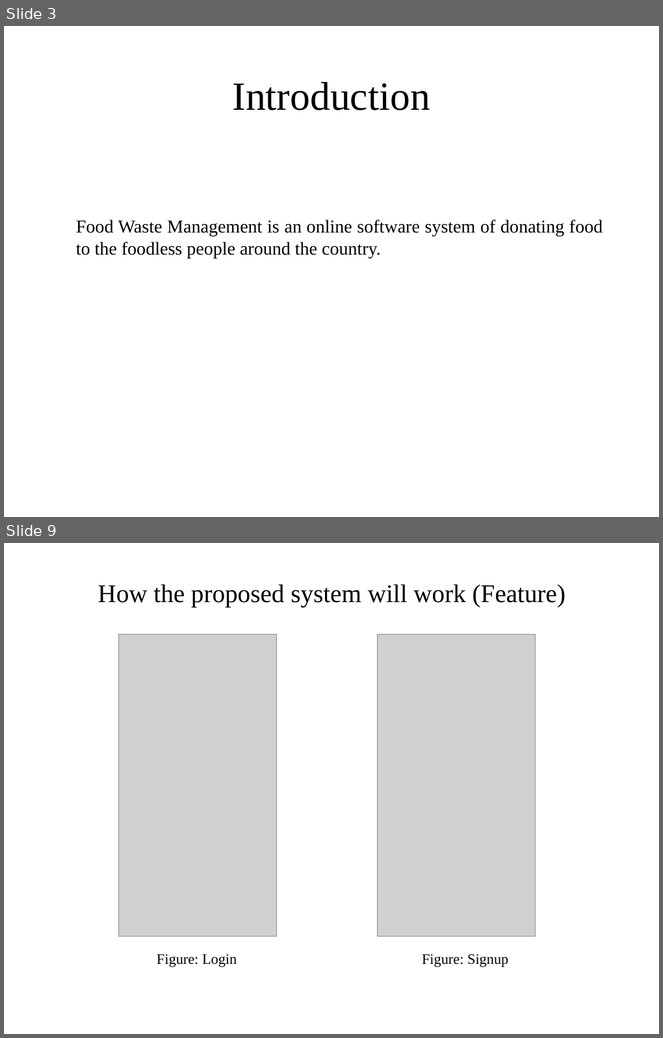
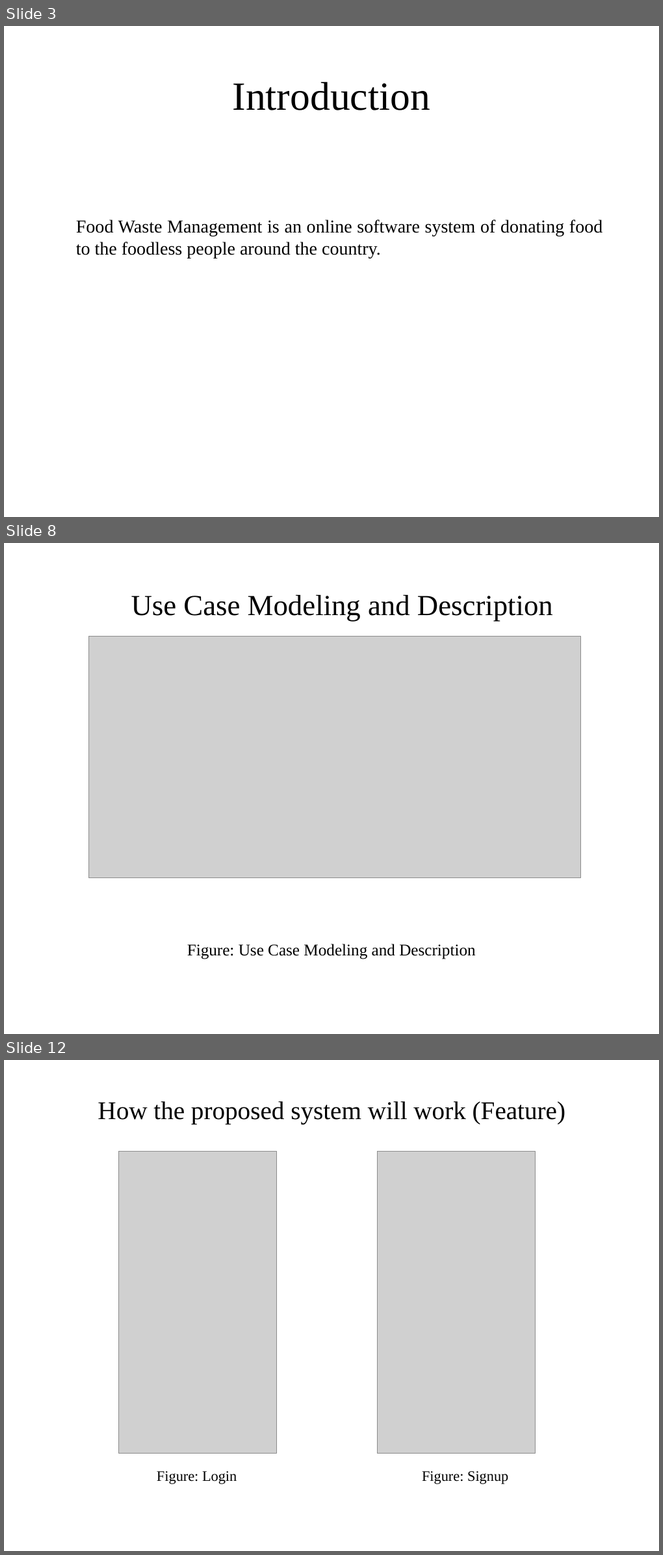
Before and after one commit to RedwanSharafatKabir/DonateUs, a slide deck: Donate Us Files/food waste management.pptx. Shown one above the other, each under a label of ours: slides 3 and 9 before the commit, slides 3, 8 and 12 after it; the slides between them are not shown. The pictures are 663x1038 and 663x1555 pixels, drawn with LibreOffice and Linux fonts; fonts in the diff are those of the drawing; grey boxes stand for pictures. Boxes give left, top, right and bottom in pixels: in the first picture for what was removed or moved away, otherwise in the second. Text is boxed around its words. In the diff, an @@ line names an element or a change of style, - is before the commit and + after.

```diff
--- a/Donate Us Files/food waste management.pptx
+++ b/Donate Us Files/food waste management.pptx
@@ slide 8 added at bbox=[4, 543, 659, 1034], background #FFFFFF @@
@@ title added at bbox=[131, 595, 553, 622], 32 pt, text #000000 @@
+Use Case Modeling and Description
@@ picture added at bbox=[88, 636, 581, 878] @@
@@ text added at bbox=[187, 944, 475, 960], 18 pt, text #000000 @@
+Figure: Use Case Modeling and Description
@@ what was slide 9 is now slide 12 @@
```
Also in this commit, not shown: 6 slides changed, 4 other slides added, 1 slide removed, 31 other files.
